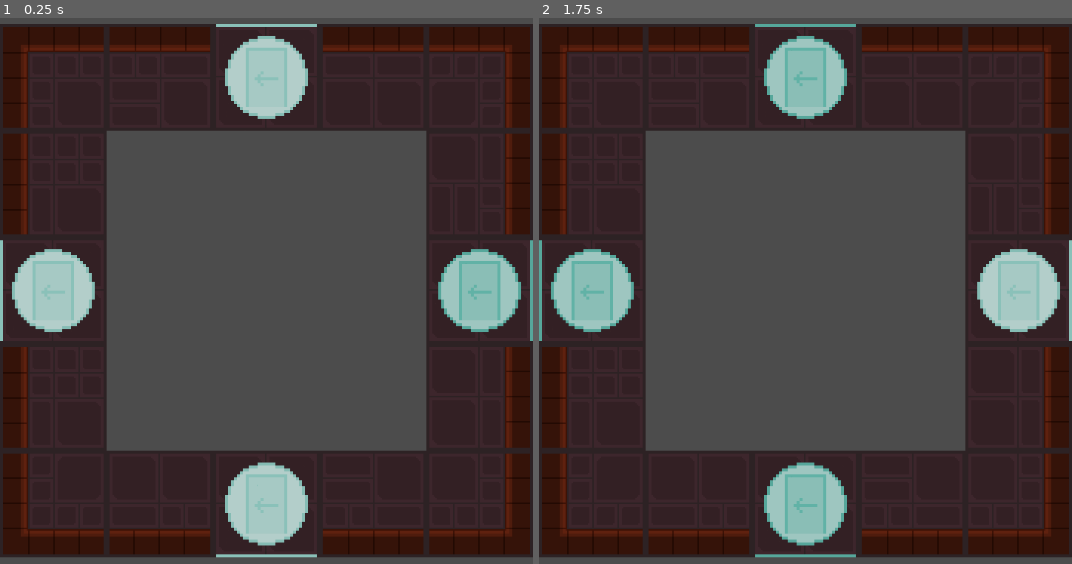
Above: before the commit, frames 1-2 (left to right).
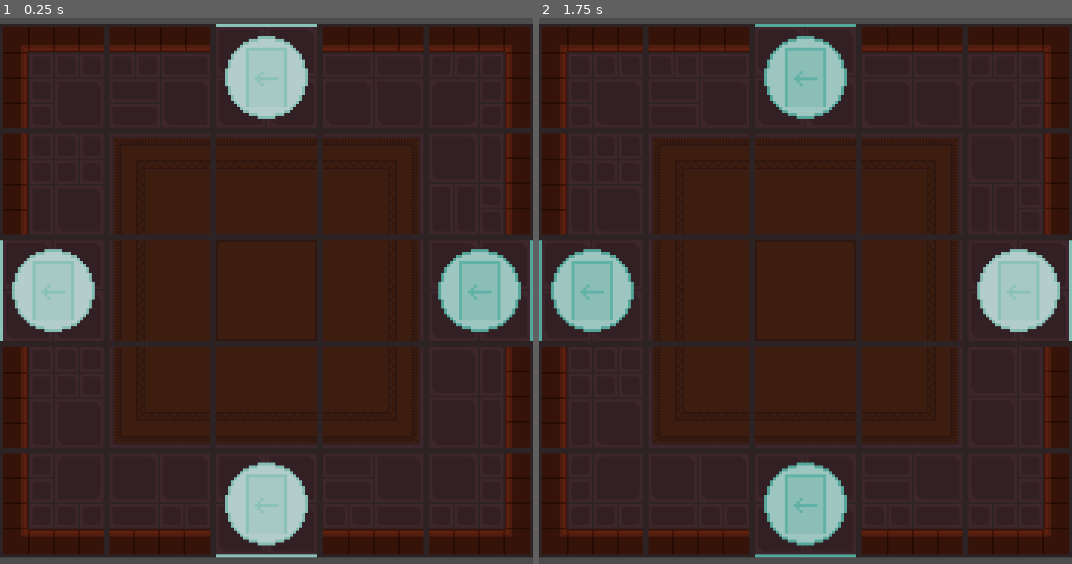
Above: after the commit, the same moments.

Repository: DrHeog/tap-tap-numbers
Game: Godot game, scene res://scenes/комната №2/DungeonRoom#2.tscn
Two runs of this game, one before a commit and one after it. Both use one fixed random seed, a clock stepped at 60 frames per second and the inputs below. This scene is started directly instead of the project's main scene.
Inputs:
- Up to frame 1 (0.25 s): no input
- Up to frame 2 (1.75 s): tap Enter at 0.5 s

The runs differ from the first frame. In frame 1, 35% of the frame differs, in the area x 20-80%, y 20-80%; in frame 2, 35%.

Commit message:
create 2 new rooms

Diff:
--- a/scenes/комната №2/DungeonRoom#2.tscn
+++ b/scenes/комната №2/DungeonRoom#2.tscn
@@ -16,6 +16,15 @@
 [ext_resource path="res://sprites/комната №2/tileset (animated)/комната№2_двери_право.tres" type="Texture" id=14]
 [ext_resource path="res://sprites/комната №2/tileset/Иллюстрация_без_названия.png" type="Texture" id=15]
 [ext_resource path="res://sprites/комната №2/tileset/Иллюстрация_без_названия 11.png" type="Texture" id=16]
+[ext_resource path="res://sprites/комната №2/ковёр/Иллюстрация_без_названия 8.png" type="Texture" id=17]
+[ext_resource path="res://sprites/комната №2/ковёр/Иллюстрация_без_названия 7.png" type="Texture" id=18]
+[ext_resource path="res://sprites/комната №2/ковёр/Иллюстрация_без_названия 4.png" type="Texture" id=19]
+[ext_resource path="res://sprites/комната №2/ковёр/Иллюстрация_без_названия.png" type="Texture" id=20]
+[ext_resource path="res://sprites/комната №2/ковёр/Иллюстрация_без_названия 3.png" type="Texture" id=21]
+[ext_resource path="res://sprites/комната №2/ковёр/Иллюстрация_без_названия 2.png" type="Texture" id=22]
+[ext_resource path="res://sprites/комната №2/ковёр/Иллюстрация_без_названия 6.png" type="Texture" id=23]
+[ext_resource path="res://sprites/комната №2/ковёр/Иллюстрация_без_названия 5.png" type="Texture" id=24]
+[ext_resource path="res://sprites/комната №2/ковёр/Иллюстрация_без_названия 1.png" type="Texture" id=25]
 
 [sub_resource type="TileSet" id=1]
 0/name = "Иллюстрация_без_названия 1.png 0"
@@ -242,6 +251,132 @@
 15/shape_one_way_margin = 0.0
 15/shapes = [  ]
 15/z_index = 0
+16/name = "Иллюстрация_без_названия 1.png 16"
+16/texture = ExtResource( 25 )
+16/tex_offset = Vector2( 0, 0 )
+16/modulate = Color( 1, 1, 1, 1 )
+16/region = Rect2( 0, 0, 144, 144 )
+16/tile_mode = 0
+16/occluder_offset = Vector2( 0, 0 )
+16/navigation_offset = Vector2( 0, 0 )
+16/shape_offset = Vector2( 0, 0 )
+16/shape_transform = Transform2D( 1, 0, 0, 1, 0, 0 )
+16/shape_one_way = false
+16/shape_one_way_margin = 0.0
+16/shapes = [  ]
+16/z_index = 0
+17/name = "Иллюстрация_без_названия 2.png 17"
+17/texture = ExtResource( 22 )
+17/tex_offset = Vector2( 0, 0 )
+17/modulate = Color( 1, 1, 1, 1 )
+17/region = Rect2( 0, 0, 144, 144 )
+17/tile_mode = 0
+17/occluder_offset = Vector2( 0, 0 )
+17/navigation_offset = Vector2( 0, 0 )
+17/shape_offset = Vector2( 0, 0 )
+17/shape_transform = Transform2D( 1, 0, 0, 1, 0, 0 )
+17/shape_one_way = false
+17/shape_one_way_margin = 0.0
+17/shapes = [  ]
+17/z_index = 0
+18/name = "Иллюстрация_без_названия 3.png 18"
+18/texture = ExtResource( 21 )
+18/tex_offset = Vector2( 0, 0 )
+18/modulate = Color( 1, 1, 1, 1 )
+18/region = Rect2( 0, 0, 144, 144 )
+18/tile_mode = 0
+18/occluder_offset = Vector2( 0, 0 )
+18/navigation_offset = Vector2( 0, 0 )
+18/shape_offset = Vector2( 0, 0 )
+18/shape_transform = Transform2D( 1, 0, 0, 1, 0, 0 )
+18/shape_one_way = false
+18/shape_one_way_margin = 0.0
+18/shapes = [  ]
+18/z_index = 0
+19/name = "Иллюстрация_без_названия 4.png 19"
+19/texture = ExtResource( 19 )
+19/tex_offset = Vector2( 0, 0 )
+19/modulate = Color( 1, 1, 1, 1 )
+19/region = Rect2( 0, 0, 144, 144 )
+19/tile_mode = 0
+19/occluder_offset = Vector2( 0, 0 )
+19/navigation_offset = Vector2( 0, 0 )
+19/shape_offset = Vector2( 0, 0 )
+19/shape_transform = Transform2D( 1, 0, 0, 1, 0, 0 )
+19/shape_one_way = false
+19/shape_one_way_margin = 0.0
+19/shapes = [  ]
+19/z_index = 0
+20/name = "Иллюстрация_без_названия 5.png 20"
+20/texture = ExtResource( 24 )
+20/tex_offset = Vector2( 0, 0 )
+20/modulate = Color( 1, 1, 1, 1 )
+20/region = Rect2( 0, 0, 144, 144 )
+20/tile_mode = 0
+20/occluder_offset = Vector2( 0, 0 )
+20/navigation_offset = Vector2( 0, 0 )
+20/shape_offset = Vector2( 0, 0 )
+20/shape_transform = Transform2D( 1, 0, 0, 1, 0, 0 )
+20/shape_one_way = false
+20/shape_one_way_margin = 0.0
+20/shapes = [  ]
+20/z_index = 0
+21/name = "Иллюстрация_без_названия 6.png 21"
+21/texture = ExtResource( 23 )
+21/tex_offset = Vector2( 0, 0 )
+21/modulate = Color( 1, 1, 1, 1 )
+21/region = Rect2( 0, 0, 144, 144 )
+21/tile_mode = 0
+21/occluder_offset = Vector2( 0, 0 )
+21/navigation_offset = Vector2( 0, 0 )
+21/shape_offset = Vector2( 0, 0 )
+21/shape_transform = Transform2D( 1, 0, 0, 1, 0, 0 )
+21/shape_one_way = false
+21/shape_one_way_margin = 0.0
+21/shapes = [  ]
+21/z_index = 0
+22/name = "Иллюстрация_без_названия 7.png 22"
+22/texture = ExtResource( 18 )
+22/tex_offset = Vector2( 0, 0 )
+22/modulate = Color( 1, 1, 1, 1 )
+22/region = Rect2( 0, 0, 144, 144 )
+22/tile_mode = 0
+22/occluder_offset = Vector2( 0, 0 )
+22/navigation_offset = Vector2( 0, 0 )
+22/shape_offset = Vector2( 0, 0 )
+22/shape_transform = Transform2D( 1, 0, 0, 1, 0, 0 )
+22/shape_one_way = false
+22/shape_one_way_margin = 0.0
+22/shapes = [  ]
+22/z_index = 0
+23/name = "Иллюстрация_без_названия 8.png 23"
+23/texture = ExtResource( 17 )
+23/tex_offset = Vector2( 0, 0 )
+23/modulate = Color( 1, 1, 1, 1 )
+23/region = Rect2( 0, 0, 144, 144 )
+23/tile_mode = 0
+23/occluder_offset = Vector2( 0, 0 )
+23/navigation_offset = Vector2( 0, 0 )
+23/shape_offset = Vector2( 0, 0 )
+23/shape_transform = Transform2D( 1, 0, 0, 1, 0, 0 )
+23/shape_one_way = false
+23/shape_one_way_margin = 0.0
+23/shapes = [  ]
+23/z_index = 0
+24/name = "Иллюстрация_без_названия.png 24"
+24/texture = ExtResource( 20 )
+24/tex_offset = Vector2( 0, 0 )
+24/modulate = Color( 1, 1, 1, 1 )
+24/region = Rect2( 0, 0, 144, 144 )
+24/tile_mode = 0
+24/occluder_offset = Vector2( 0, 0 )
+24/navigation_offset = Vector2( 0, 0 )
+24/shape_offset = Vector2( 0, 0 )
+24/shape_transform = Transform2D( 1, 0, 0, 1, 0, 0 )
+24/shape_one_way = false
+24/shape_one_way_margin = 0.0
+24/shapes = [  ]
+24/z_index = 0
 
 [node name="Node2D" type="Node2D"]
 
@@ -251,4 +386,4 @@
 tile_set = SubResource( 1 )
 cell_size = Vector2( 72, 72 )
 format = 1
-tile_data = PoolIntArray( 196608, 11, 0, 196610, 4, 0, 196612, 12, 0, 196614, 3, 0, 196616, 2, 0, 327680, 8, 0, 327688, 10, 0, 458752, 13, 0, 458760, 15, 0, 589824, 8, 0, 589832, 9, 0, 720896, 1, 0, 720898, 7, 0, 720900, 14, 0, 720902, 5, 0, 720904, 0, 0 )
+tile_data = PoolIntArray( 196608, 11, 0, 196610, 4, 0, 196612, 12, 0, 196614, 3, 0, 196616, 2, 0, 327680, 8, 0, 327682, 24, 0, 327684, 20, 0, 327686, 16, 0, 327688, 10, 0, 458752, 13, 0, 458754, 22, 0, 458756, 23, 0, 458758, 21, 0, 458760, 15, 0, 589824, 8, 0, 589826, 17, 0, 589828, 19, 0, 589830, 18, 0, 589832, 9, 0, 720896, 1, 0, 720898, 7, 0, 720900, 14, 0, 720902, 5, 0, 720904, 0, 0 )
Not shown: 1 places in scenes/комната №2/DungeonRoom#2.tscn that only renumber resources
Binary file added: sprites/комната №2/ковёр/Иллюстрация_без_названия 1.png
Not shown, added: sprites/комната №2/ковёр/Иллюстрация_без_названия 1.png.import
Binary file added: sprites/комната №2/ковёр/Иллюстрация_без_названия 2.png
Not shown, added: sprites/комната №2/ковёр/Иллюстрация_без_названия 2.png.import
Binary file added: sprites/комната №2/ковёр/Иллюстрация_без_названия 3.png
Not shown, added: sprites/комната №2/ковёр/Иллюстрация_без_названия 3.png.import
Binary file added: sprites/комната №2/ковёр/Иллюстрация_без_названия 4.png
Not shown, added: sprites/комната №2/ковёр/Иллюстрация_без_названия 4.png.import
Binary file added: sprites/комната №2/ковёр/Иллюстрация_без_названия 5.png
Not shown, added: sprites/комната №2/ковёр/Иллюстрация_без_названия 5.png.import
Binary file added: sprites/комната №2/ковёр/Иллюстрация_без_названия 6.png
(and 7 more such lines)
